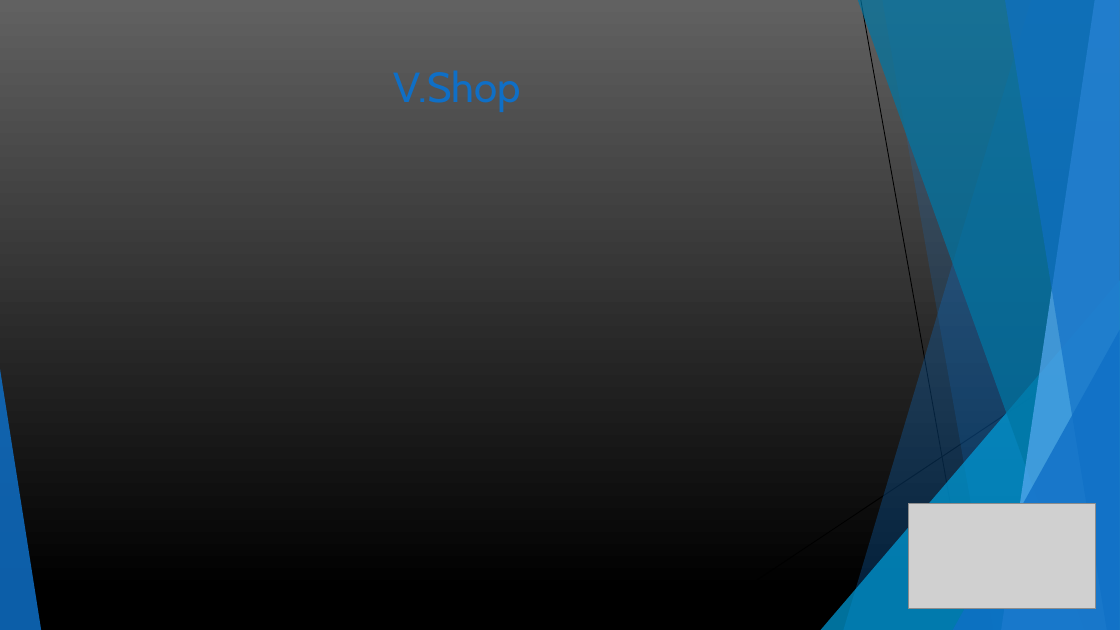
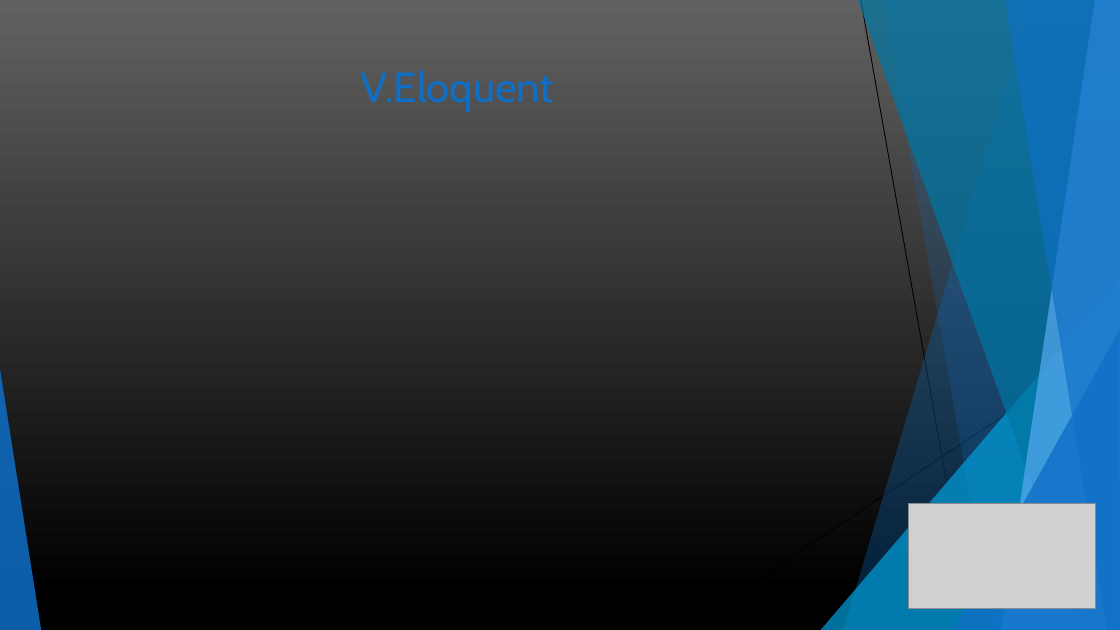
Before and after one commit to guillaumew74/WebProject, a slide deck: slide 7 of ressources/diapo projet.pptx. Drawn at 1120x630 pixels with LibreOffice and Linux fonts; fonts in the diff are those of the drawing; grey boxes stand for pictures. Boxes give left, top, right and bottom in pixels: in the first picture for what was removed or moved away, otherwise in the second. Text is boxed around its words. In the diff, an @@ line names an element or a change of style, - is before the commit and + after.

```diff
--- a/ressources/diapo projet.pptx
+++ b/ressources/diapo projet.pptx
@@ title at (360, 70, 554, 112): text changed @@
-V.Shop
+V.Eloquent
```
Also in this commit, not shown: 5 other slides changed, 6 slides added, 2 slides removed.
